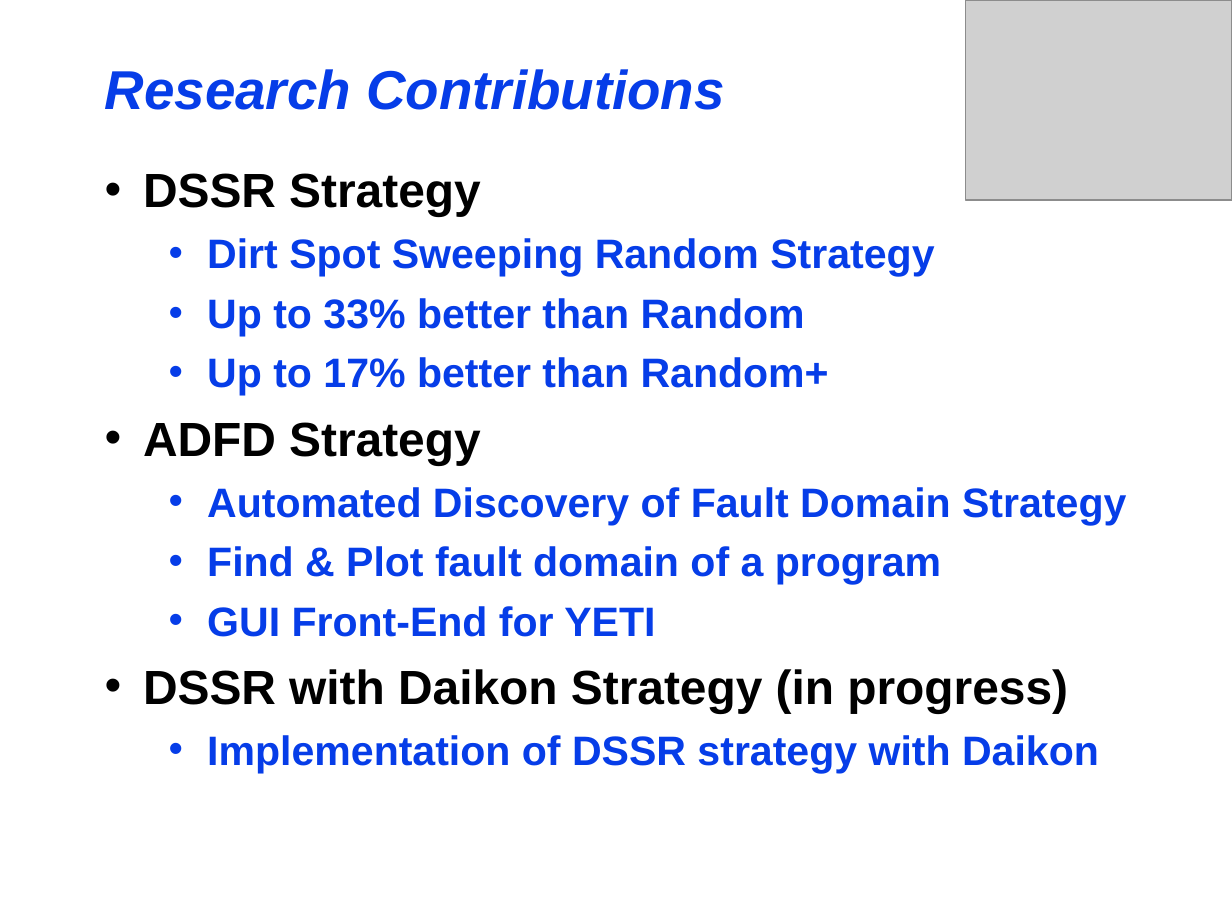
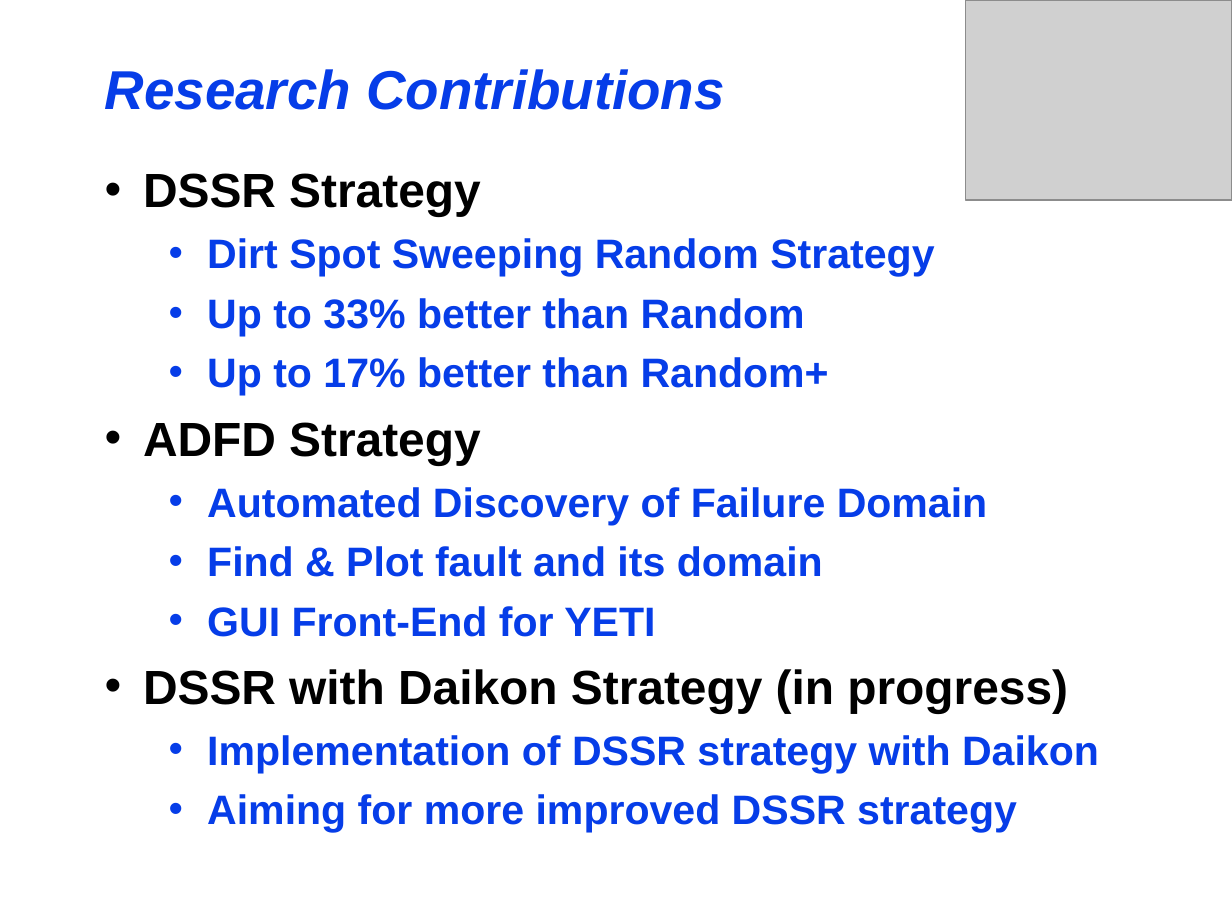
Before and after one commit to maochy/yeti-test, a slide deck: slide 3 of ThesisSeminar/ThesisSeminar.ppt. Drawn at 1232x924 pixels with LibreOffice and Linux fonts; fonts in the diff are those of the drawing; grey boxes stand for pictures. Boxes give left, top, right and bottom in pixels: in the first picture for what was removed or moved away, otherwise in the second. Text is boxed around its words. In the diff, an @@ line names an element or a change of style, - is before the commit and + after.

```diff
--- a/ThesisSeminar/ThesisSeminar.ppt
+++ b/ThesisSeminar/ThesisSeminar.ppt
@@ text at (207,487,988,577): text changed @@
-  • Automated Discovery of Fault Domain Strategy
-  • Find & Plot fault domain of a program
+  • Automated Discovery of Failure Domain
+  • Find & Plot fault and its domain
@@ text at (207,794,1017,833): paragraph added @@
+  • Aiming for more improved DSSR strategy
```
Also in this commit, not shown: 14 other slides changed, 1 slide added, 1 slide removed.
